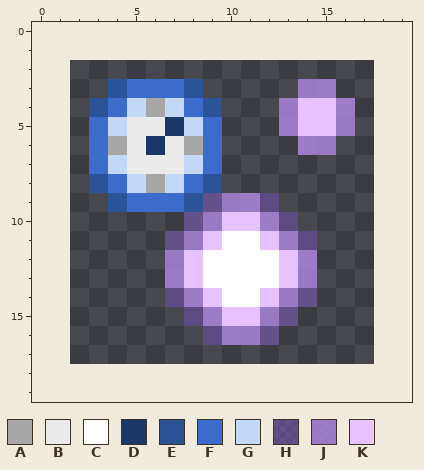
File history of a pixel-art sprite, resources/gfx/ui/gun_actions/gun_actions/spitter_purple_timer.png. The first picture shows the starting point.
The file is 16x16 pixels. The old version is drawn lined up with the new one, on the new canvas.
Palette (. is transparent): A #a7a7a7  B #ebebeb  C #ffffff  D #1b3767  E #2b5397  F #3b6bcb  G #c3d7f7  H #885fdb6b  J #b98cefbf  K #e8c1ff
Pixels before, first column x 3:
 3 .EFFFE.....JJ.
 4 EFGAGFE...JKKJ
 5 FGBBDGF...JKKJ
 6 FABDBAF....JJ.
 7 FGBBBGF.......
 8 EFGAGFE.......
 9 .EFFFEHJJH....
10 .....HJKKJH...
11 ....HJKCCKJH..
12 ....JKCCCCKJ..
13 ....JKCCCCKJ..
14 ....HJKCCKJH..
15 .....HJKKJH...
16 ......HJJH....
Once edited:
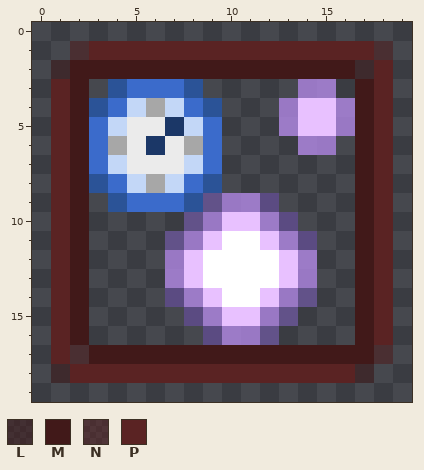
Colours new in this view: L #41191980  M #411919  N #5a232380  P #5a2323
Change:
canvas 16x16 -> 20x20, the old top-left corner now at 2,2
Changed rows in their new state; - is an unchanged pixel.
first column x 1:
 1 -NPPPPPPPPPPPPPPPN
 2 LMMMMMMMMMMMMMMMLP
 3 PM--------------MP
 4 PM--------------MP
 5 PM--------------MP
 6 PM--------------MP
 7 PM--------------MP
 8 PM--------------MP
 9 PM--------------MP
10 PM--------------MP
11 PM--------------MP
12 PM--------------MP
13 PM--------------MP
14 PM--------------MP
15 PM--------------MP
16 PM--------------MP
17 PNMMMMMMMMMMMMMMMN
18 LPPPPPPPPPPPPPPPL-
Boxes around the changes in both pictures, in picture pixels (x1, y1, x2, y2):
added: (51, 41, 393, 383)
